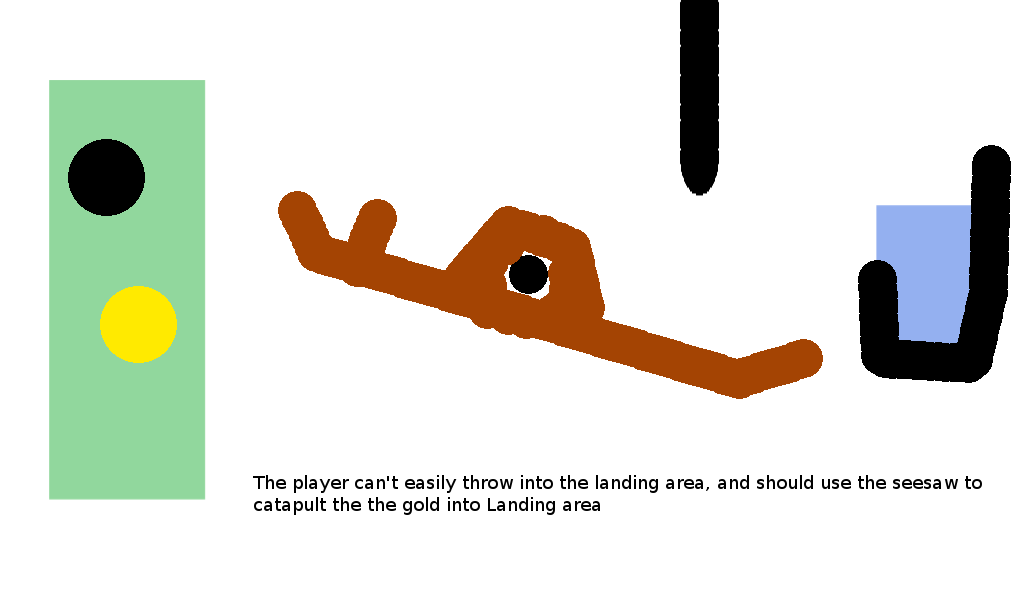
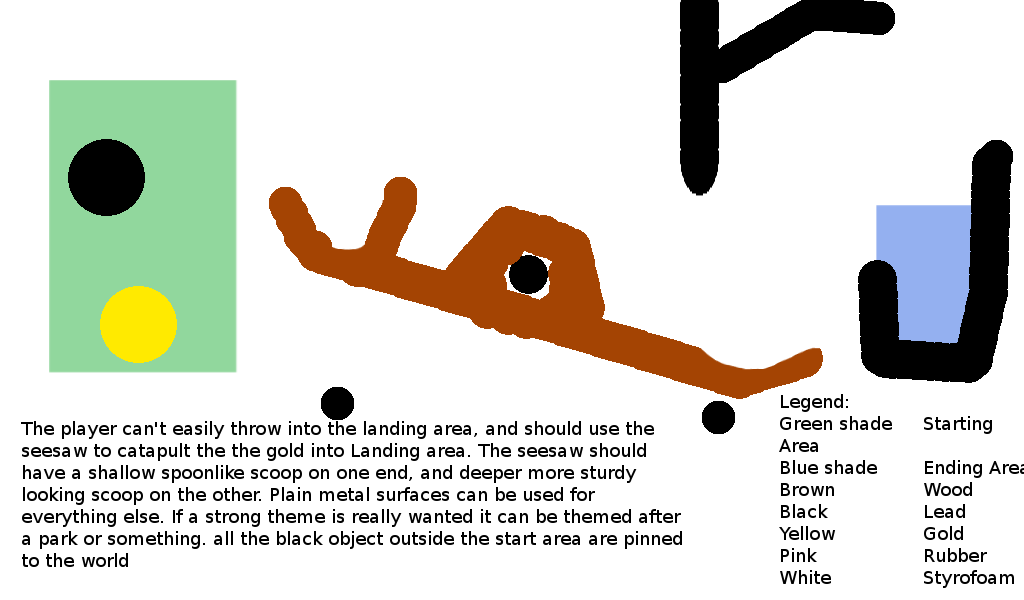
Before/after of a 1024x600 layered artwork. What changed in the layer stack:
added layer "Legend: ..." above "Stuff" over bbox(779, 394, 1024, 588)
painted on "Stuff" over bbox(269, 0, 1013, 434)
painted on "The player can't easily throw ..." over bbox(21, 421, 982, 567)
painted on "Starting area" over bbox(49, 80, 238, 500)
